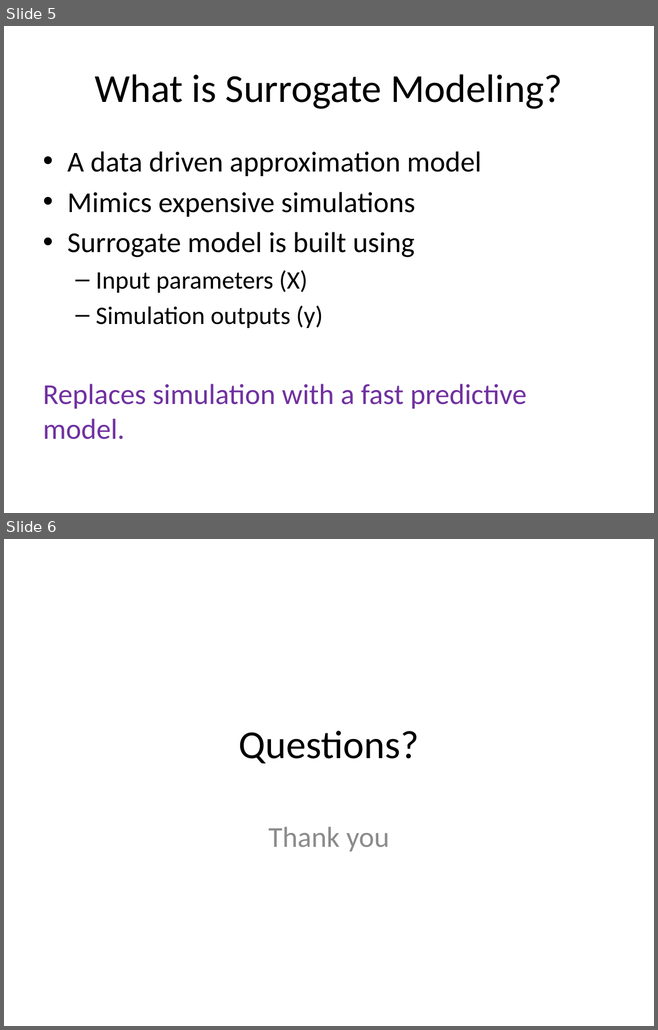
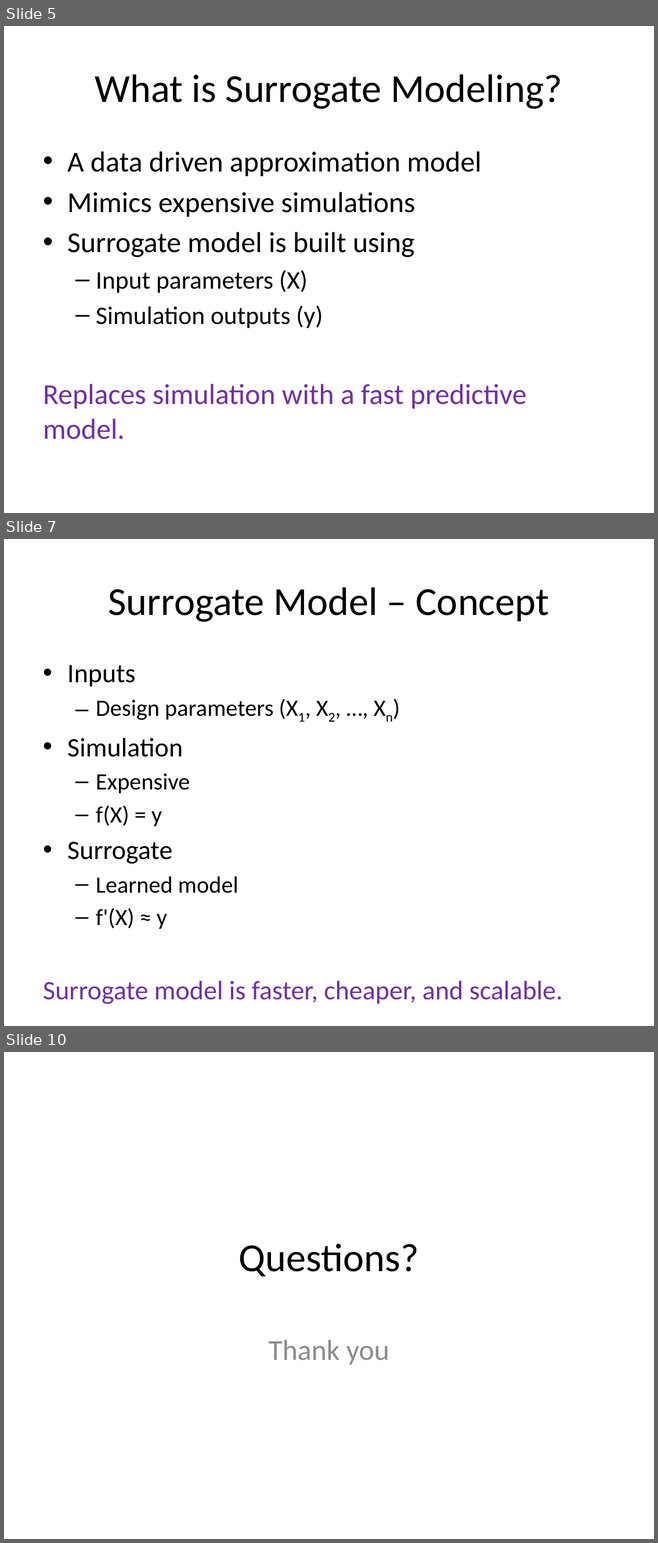
Before and after one commit to look4pritam/SurrogateModel, a slide deck: Presentations/SurrogateModel.pptx. Shown one above the other, each under a label of ours: slides 5 and 6 before the commit, slides 5, 7 and 10 after it; the slides between them are not shown. The pictures are 658x1030 and 658x1543 pixels, drawn with LibreOffice and Linux fonts; fonts in the diff are those of the drawing. Boxes give left, top, right and bottom in pixels: in the first picture for what was removed or moved away, otherwise in the second. Text is boxed around its words. In the diff, an @@ line names an element or a change of style, - is before the commit and + after.

```diff
--- a/Presentations/SurrogateModel.pptx
+++ b/Presentations/SurrogateModel.pptx
@@ slide 7 added at (4,539,654,1026), background #FFFFFF @@
@@ title added at (108,587,549,622), 44 pt, text #000000 @@
+Surrogate Model – Concept
@@ text added at (43,665,563,1004), 29.6 pt, text #000000 @@
+• Inputs
+  – Design parameters (X1, X2, …, Xn)
+• Simulation
+  – Expensive
+  – f(X) = y
+• Surrogate
+  – Learned model
+  – f'(X) ≈ y
+Surrogate model is faster, cheaper, and scalable.
@@ what was slide 6 is now slide 10 @@
```
Also in this commit, not shown: 3 other slides added.
